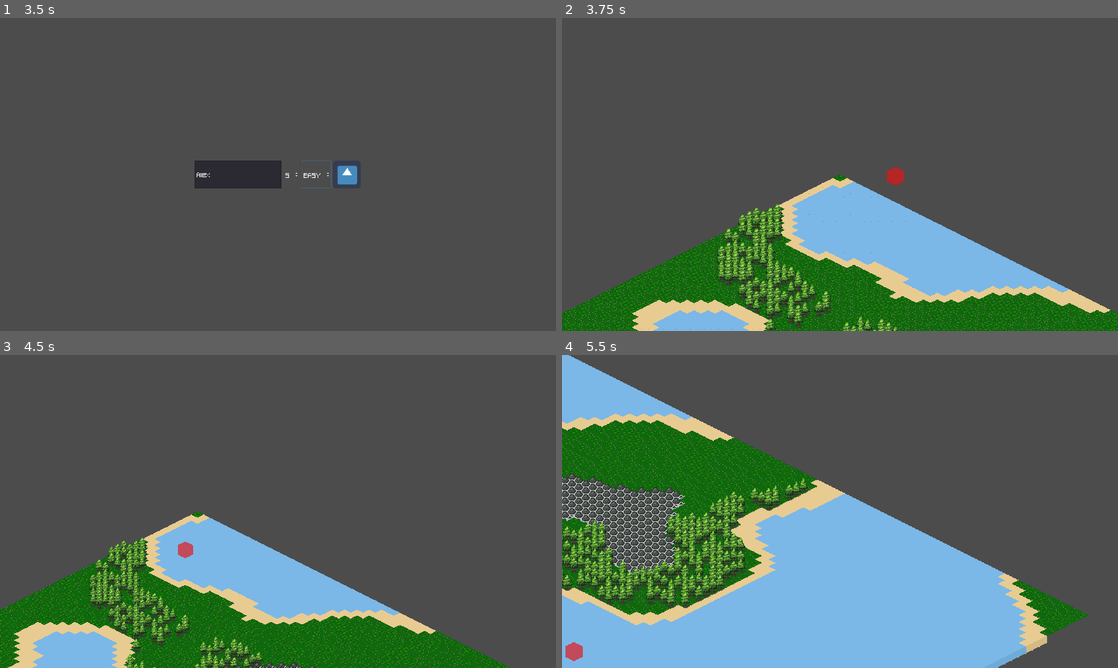
Above: before the commit, frames 1-4 (two rows, left to right).
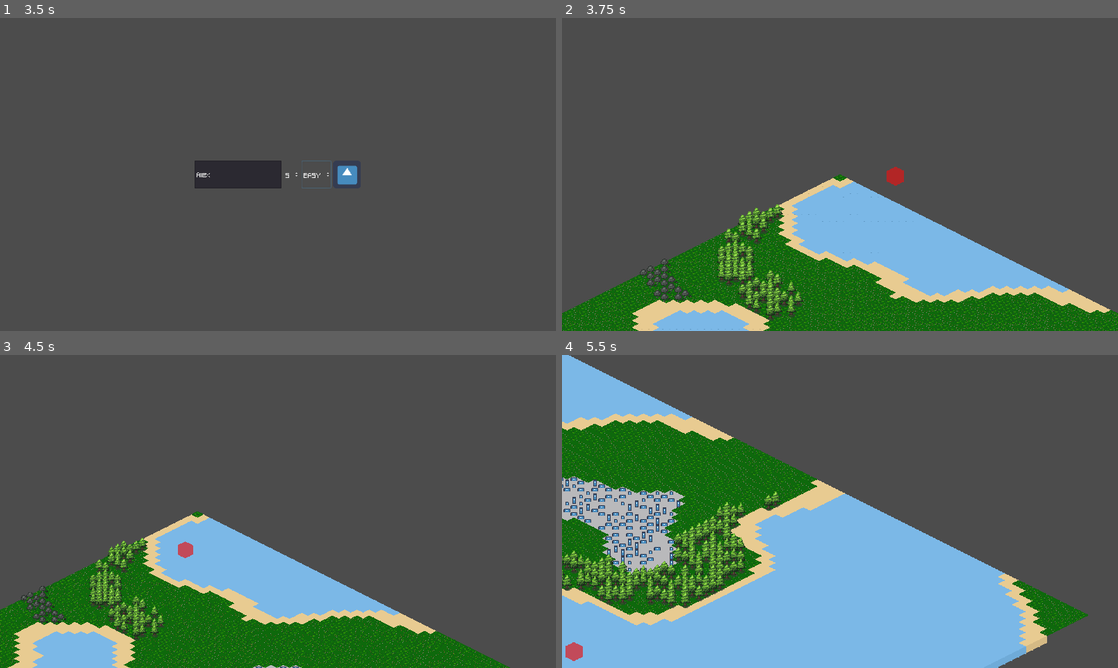
Above: after the commit, the same moments.

Repository: FilMer17/MightyTower
Game: Godot game, scene res://ui/menu/TitleMenu.tscn
Same seed, same stepped clock (60 frames per second), same inputs: the game is played once before the commit and once after it. The engine's default icon, where the game draws it, is replaced by a stand-in: a white triangle on a blue panel in a dark square.
Inputs (mouse positions are in pixels of both pictures, inside the frame that each line leads up to):
- Up to frame 1 (3.5 s): click "New Game" at 0.5 s; click (239, 174) at 1.27 s; type "Alex" at 1.35 s; click "EASY" at 2 s; click "EASY" at 2.75 s
- Up to frame 2 (3.75 s): click (906, 174) at 3.5 s
- Up to frame 3 (4.5 s): tap Enter at 4.25 s; move the mouse to (194, 552) at 4.27 s; hold Right (ui_right) from 4.28 s (still down); tap Mouse wheel down (scroll_down) at 4.35 s; click (194, 552) at 4.42 s
- Up to frame 4 (5.5 s): move the mouse to (578, 658) at 5.02 s; release Right (ui_right) at 5.03 s; hold Down (ui_down) from 5.03 s (still down); tap Mouse wheel up (scroll_up) at 5.1 s; click (578, 658) at 5.17 s

Frame 1 is identical in both runs. In frame 2, 1.9% of the frame differs, in the area x 14-61%, y 61-100%; in frame 3, 2.1%; in frame 4, 4.9%, in the area x 0-45%, y 37-71%.

Commit message:
Scene Entity new entities Coal|Iron|Gold

Diff:
--- a/game/data/buildings/residences/Residence.tscn
+++ b/game/data/buildings/residences/Residence.tscn
@@ -38,6 +38,7 @@
 [node name="BuildingContainer" type="Node2D" parent="."]
 
 [node name="Tween" type="Tween" parent="BuildingContainer"]
+playback/active = true
 
 [node name="Clock" type="Timer" parent="BuildingContainer"]
 wait_time = 0.3
--- /dev/null
+++ b/game/data/entities/Coal.tscn
@@ -0,0 +1,33 @@
+[gd_scene load_steps=3 format=2]
+
+[ext_resource path="res://icon.png" type="Texture" id=1]
+[ext_resource path="res://source/entities/Entity.gd" type="Script" id=2]
+
+[node name="Coal" type="Node2D"]
+script = ExtResource( 2 )
+type = 2
+alias = "Coal Ore"
+cooldown = {
+"day": 0,
+"hour": 4,
+"minute": 1
+}
+
+[node name="Tween" type="Tween" parent="."]
+
+[node name="Clock" type="Timer" parent="."]
+wait_time = 0.3
+
+[node name="Sprite" type="Sprite" parent="."]
+position = Vector2( -2.38419e-07, 8 )
+scale = Vector2( 0.25, 0.125 )
+texture = ExtResource( 1 )
+
+[node name="MenuContainer" type="Node2D" parent="."]
+
+[node name="GUIContainer" type="Node2D" parent="."]
+
+[node name="Area" type="Area2D" parent="."]
+
+[node name="Collider" type="CollisionPolygon2D" parent="Area"]
+polygon = PoolVector2Array( 0, 0, -16, 8, 0, 16, 16, 8 )
--- /dev/null
+++ b/game/data/entities/Gold.tscn
@@ -0,0 +1,33 @@
+[gd_scene load_steps=3 format=2]
+
+[ext_resource path="res://source/entities/Entity.gd" type="Script" id=1]
+[ext_resource path="res://icon.png" type="Texture" id=2]
+
+[node name="Gold" type="Node2D"]
+script = ExtResource( 1 )
+type = 3
+alias = "Gold Ore"
+cooldown = {
+"day": 0,
+"hour": 12,
+"minute": 1
+}
+
+[node name="Tween" type="Tween" parent="."]
+
+[node name="Clock" type="Timer" parent="."]
+wait_time = 0.3
+
+[node name="Sprite" type="Sprite" parent="."]
+position = Vector2( 0, 8 )
+scale = Vector2( 0.125, 0.125 )
+texture = ExtResource( 2 )
+
+[node name="MenuContainer" type="Node2D" parent="."]
+
+[node name="GUIContainer" type="Node2D" parent="."]
+
+[node name="Area" type="Area2D" parent="."]
+
+[node name="Collider" type="CollisionPolygon2D" parent="Area"]
+polygon = PoolVector2Array( 0, 0, -16, 8, 0, 16, 16, 8 )
--- /dev/null
+++ b/game/data/entities/Iron.tscn
@@ -0,0 +1,33 @@
+[gd_scene load_steps=3 format=2]
+
+[ext_resource path="res://source/entities/Entity.gd" type="Script" id=1]
+[ext_resource path="res://icon.png" type="Texture" id=2]
+
+[node name="Iron" type="Node2D"]
+script = ExtResource( 1 )
+type = 4
+alias = "Iron Ore"
+cooldown = {
+"day": 0,
+"hour": 6,
+"minute": 1
+}
+
+[node name="Tween" type="Tween" parent="."]
+
+[node name="Clock" type="Timer" parent="."]
+wait_time = 0.3
+
+[node name="Sprite" type="Sprite" parent="."]
+position = Vector2( 0, 8 )
+scale = Vector2( 0.125, 0.25 )
+texture = ExtResource( 2 )
+
+[node name="MenuContainer" type="Node2D" parent="."]
+
+[node name="GUIContainer" type="Node2D" parent="."]
+
+[node name="Area" type="Area2D" parent="."]
+
+[node name="Collider" type="CollisionPolygon2D" parent="Area"]
+polygon = PoolVector2Array( 0, 0, -16, 8, 0, 16, 16, 8 )
--- a/game/source/data/Resources.gd
+++ b/game/source/data/Resources.gd
@@ -10,7 +10,8 @@
 	"wood" : 0,
 	"stone" : 0,
 	"coal" : 0,
-	"iron" : 0
+	"iron" : 0,
+	"gold" : 0
 }
 export var max_amount := {
 	"food" : 0,
--- a/game/source/entities/Entity.gd
+++ b/game/source/entities/Entity.gd
@@ -2,7 +2,7 @@
 extends Node2D
 class_name Entity
 
-enum TYPE { stone, wood }
+enum TYPE { stone, wood, coal, gold, iron }
 
 export var level: int = 1
 export(TYPE) var type: int = TYPE.stone
--- /dev/null
+++ b/game/source/game/Fog/Fog.gd
@@ -0,0 +1 @@
+extends CanvasLayer
--- /dev/null
+++ b/game/source/game/Fog/Fog.tscn
@@ -0,0 +1,6 @@
+[gd_scene load_steps=2 format=2]
+
+[ext_resource path="res://source/game/Fog/Fog.gd" type="Script" id=1]
+
+[node name="Fog" type="CanvasLayer"]
+script = ExtResource( 1 )
--- a/game/source/game/Game.gd
+++ b/game/source/game/Game.gd
@@ -1,17 +1,24 @@
 extends Node2D
 
 onready var game_ui := $GameUI
+onready var game_cam := $GameCamera
 onready var pause_label := $GameUI/Pause
 onready var exit_menu := $GameUI/ExitMenu
 
 var pause_pause: bool = false
 var pause_exitm: bool = false
+var cam_unlock: bool = false
 
 func _input(event) -> void:
 	if event.is_action_pressed("pause") and not pause_exitm:
 		pause_pause = not pause_pause
 		get_tree().paused = not get_tree().paused
 		pause_label.visible = not pause_label.visible
+		cam_unlock = not cam_unlock
+		if cam_unlock:
+			game_cam.pause_mode = Node.PAUSE_MODE_PROCESS
+		else:
+			game_cam.pause_mode = Node.PAUSE_MODE_STOP
 	if event.is_action_pressed("exit_menu") and not pause_pause:
 		pause_exitm = not pause_exitm
 		get_tree().paused = not get_tree().paused
--- a/game/source/game/Game.tscn
+++ b/game/source/game/Game.tscn
@@ -6,9 +6,10 @@
 [ext_resource path="res://source/game/Game.gd" type="Script" id=4]
 [ext_resource path="res://graphics/font/PixelFont.ttf" type="DynamicFontData" id=5]
 [ext_resource path="res://ui/menu/ExitMenu.tscn" type="PackedScene" id=6]
+[ext_resource path="res://source/game/Fog/Fog.tscn" type="PackedScene" id=7]
 
 [sub_resource type="DynamicFont" id=1]
-size = 112
+size = 54
 font_data = ExtResource( 5 )
 
 [node name="Game" type="Node2D"]
@@ -18,7 +19,7 @@
 [node name="World" parent="." instance=ExtResource( 1 )]
 pause_mode = 1
 
-[node name="TimeShader" type="CanvasLayer" parent="."]
+[node name="Fog" parent="." instance=ExtResource( 7 )]
 
 [node name="GameUI" type="CanvasLayer" parent="."]
 pause_mode = 2
@@ -30,13 +31,14 @@
 pause_mode = 1
 visible = false
 show_behind_parent = true
+margin_left = 1043.0
 margin_right = 1280.0
-margin_bottom = 720.0
+margin_bottom = 70.0
 custom_fonts/font = SubResource( 1 )
 custom_colors/font_color = Color( 1, 1, 1, 1 )
 custom_colors/font_color_shadow = Color( 0, 0, 0, 1 )
-custom_constants/shadow_offset_x = 7
-custom_constants/shadow_offset_y = 7
+custom_constants/shadow_offset_x = 4
+custom_constants/shadow_offset_y = 4
 text = "PAUSE"
 align = 1
 valign = 1
--- a/game/source/map/entities/Entities.gd
+++ b/game/source/map/entities/Entities.gd
@@ -11,6 +11,18 @@
 
 onready var rock_sprites := {
 	1 : preload("res://graphics/entities/Rock.png")
+}
+
+onready var coal_sprites := {
+	1 : preload("res://icon.png")
+}
+
+onready var gold_sprites := {
+	1 : preload("res://icon.png")
+}
+
+onready var iron_sprites := {
+	1 : preload("res://icon.png")
 }
 
 var data: Dictionary = {}
@@ -32,7 +44,16 @@
 	_place_entities(grid)
 
 func place_on_stone(pos: Vector2) -> void:
-	data[pos] = { "type" : GlobalData.entities["Rock"], "sprite" : rock_sprites[1]}
+	var rng = RandomNumberGenerator.new()
+	rng.randomize()
+	var rnum = rng.randi_range(1, 10)
+
+	if rnum in range(1, 5):
+		data[pos] = { "type" : GlobalData.entities["Coal"], "sprite" : coal_sprites[1]}
+	elif rnum in range(4, 7):
+		data[pos] = { "type" : GlobalData.entities["Iron"], "sprite" : iron_sprites[1]}
+	elif rnum == 7:
+		data[pos] = { "type" : GlobalData.entities["Gold"], "sprite" : gold_sprites[1]}
 
 func _create_noise() -> OpenSimplexNoise:
 #	randomize()
@@ -61,10 +82,10 @@
 	var rnum = rng.randi_range(1, 3)
 	var rsprite_num = rng.randi_range(1, 3)
 
-#	if noise_sample > -0.2 and noise_sample < -0.1:
-#		if not rnum == 1 and _terrain == 0:
-#			return GlobalData.entities["Rock"]
-	if noise_sample > 0 and noise_sample < 0.2:
+	if noise_sample > -0.2 and noise_sample < -0.1:
+		if not rnum == 1 and _terrain == 0:
+			return { "type" : GlobalData.entities["Rock"], "sprite" : rock_sprites[1]}
+	if noise_sample > 0 and noise_sample < 0.125:
 		if not rnum == 1 and _terrain == 0:
 			return { "type" : GlobalData.entities["Tree"], "sprite" : tree_sprites[rsprite_num]}
 
Not shown: 1 places in game/source/game/Game.tscn that only renumber resources
